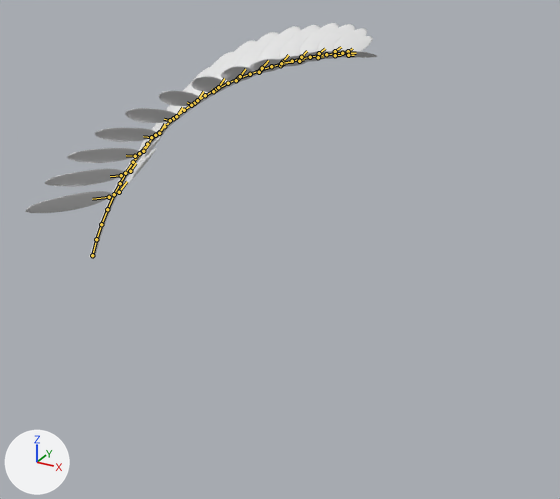
Renders of the FBX model Assets/The Museum/Beings/Mimosa/Meshes/mimosa.fbx from each side of a commit.
Rendered twice from a 50 mm lens placed at (11.08, -13.77, 8.23), pointed at (3.61, -0.19, 1.44). The axes (+X, +Y, +Z) are drawn at lower left. The lights are the same throughout. Both versions are drawn at frame 90 of the action 'Mimosa|sway'; the numbers are the values there. The bones that bend it are drawn over the model as lines.

Objects in the first picture: 'Mimosa leaf'.
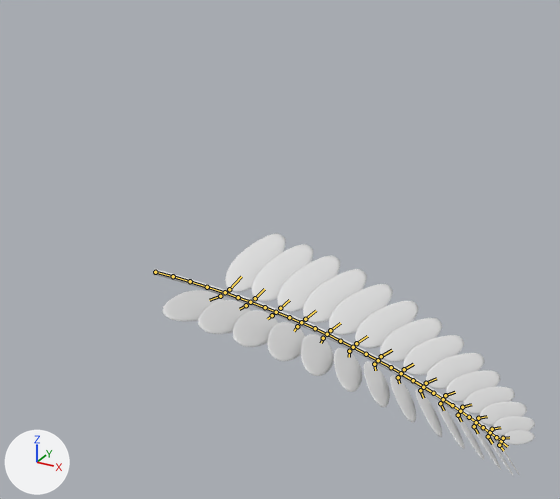
Changed parts and their boxes [x1, y1, x2, y2] in the pictures (560 x 499 px):
'Mimosa leaf', posed (8% wider): before [25, 23, 377, 259]; after [153, 233, 535, 476]
bone 'Stem.001', root to tip: before (92, 255) to (96, 239); after (155, 272) to (173, 276)
bone 'Stem.002', root to tip: before (96, 239) to (101, 224); after (173, 276) to (190, 281)
bone 'Stem.003', root to tip: before (101, 224) to (107, 209); after (190, 281) to (207, 287)
bone 'Stem.004', root to tip: before (107, 209) to (114, 193); after (207, 287) to (226, 293)
bone 'Stem.005', root to tip: before (114, 194) to (120, 183); after (225, 292) to (238, 297)
bone 'Stem.006', root to tip: before (120, 183) to (126, 172); after (238, 297) to (252, 302)
bone 'Stem.007', root to tip: before (125, 173) to (133, 162); after (250, 302) to (265, 307)
bone 'Stem.008', root to tip: before (133, 162) to (140, 152); after (265, 307) to (277, 312)
bone 'Stem.009', root to tip: before (139, 153) to (147, 144); after (276, 312) to (289, 317)
bone 'Stem.010', root to tip: before (147, 144) to (156, 134); after (289, 317) to (303, 323)
bone 'Stem.011', root to tip: before (155, 135) to (164, 126); after (301, 322) to (315, 328)
bone 'Stem.012', root to tip: before (164, 126) to (174, 117); after (315, 328) to (328, 335)
bone 'Stem.013', root to tip: before (173, 118) to (184, 110); after (327, 334) to (340, 341)
bone 'Stem.014', root to tip: before (184, 110) to (195, 102); after (340, 341) to (354, 348)
bone 'Stem.015', root to tip: before (194, 103) to (205, 95); after (353, 347) to (366, 354)
bone 'Stem.016', root to tip: before (205, 95) to (217, 89); after (366, 354) to (379, 361)
bone 'Stem.017', root to tip: before (216, 89) to (228, 83); after (378, 360) to (391, 367)
bone 'Stem.018', root to tip: before (228, 83) to (239, 78); after (391, 367) to (402, 374)
bone 'Stem.019', root to tip: before (238, 78) to (250, 74); after (401, 373) to (413, 380)
bone 'Stem.020', root to tip: before (250, 74) to (262, 69); after (413, 380) to (425, 387)
bone 'Stem.021', root to tip: before (260, 70) to (271, 66); after (423, 387) to (433, 393)
bone 'Stem.022', root to tip: before (271, 66) to (283, 63); after (433, 393) to (444, 400)
bone 'Stem.025', root to tip: before (300, 59) to (310, 57); after (460, 411) to (469, 417)
bone 'Stem.026', root to tip: before (310, 57) to (320, 55); after (469, 417) to (478, 423)
bone 'Stem.027', root to tip: before (318, 55) to (326, 54); after (476, 422) to (483, 427)
bone 'Stem.028', root to tip: before (326, 54) to (336, 53); after (483, 427) to (491, 434)
bone 'Stem.030', root to tip: before (342, 53) to (350, 53); after (496, 437) to (502, 442)

What the commit changed:
Bone 'Stem.001' (bone_stem_001) moves from (0.0, 0.0, 0.0) to (0.0, 2.03, 0.0).
Bone 'Stem.001' (bone_stem_001) turns from (68, 0, 1) to (-1, 0, 0) degrees about its own x, y and z.
Bone 'Stem.002' (bone_stem_002) turns from (-2, 1, 0) to (-1, 0, 0) degrees about its own x, y and z.
Bone 'Stem.003' (bone_stem_003) turns from (-2, 1, 0) to (-1, 0, 0) degrees about its own x, y and z.
Bone 'Stem.004' (bone_stem_004) turns from (-2, 1, 0) to (-1, 0, 0) degrees about its own x, y and z.
Bone 'Stem.005' (bone_stem_005) turns from (-2, 1, 0) to (-1, 0, 0) degrees about its own x, y and z.
Bone 'Stem.006' (bone_stem_006) turns from (-2, 1, 0) to (-1, 0, 0) degrees about its own x, y and z.
Bone 'Stem.007' (bone_stem_007) turns from (-2, 1, 0) to (-1, 0, 0) degrees about its own x, y and z.
Bone 'Stem.008' (bone_stem_008) turns from (-2, 1, 1) to (-1, 0, 0) degrees about its own x, y and z.
Bone 'Stem.009' (bone_stem_009) turns from (-2, 1, 1) to (-1, 0, 0) degrees about its own x, y and z.
Bone 'Stem.010' (bone_stem_010) turns from (-2, 1, 1) to (-1, 0, 0) degrees about its own x, y and z.
Bone 'Stem.011' (bone_stem_011) turns from (-2, 1, 1) to (-1, 0, 0) degrees about its own x, y and z.
Bone 'Stem.012' (bone_stem_012) turns from (-2, 1, 1) to (-1, 0, 0) degrees about its own x, y and z.
Bone 'Stem.013' (bone_stem_013) turns from (-2, 1, 1) to (-1, 0, 0) degrees about its own x, y and z.
Bone 'Stem.014' (bone_stem_014) turns from (-2, 1, 1) to (-1, 0, 0) degrees about its own x, y and z.
Bone 'Stem.015' (bone_stem_015) turns from (-2, 1, 1) to (-1, 0, 0) degrees about its own x, y and z.
Bone 'Stem.016' (bone_stem_016) turns from (-2, 1, 1) to (-1, 0, 0) degrees about its own x, y and z.
Bone 'Stem.017' (bone_stem_017) turns from (-2, 1, 1) to (-1, 0, 0) degrees about its own x, y and z.
Bone 'Stem.018' (bone_stem_018) turns from (-2, 1, 1) to (-1, 0, 0) degrees about its own x, y and z.
Bone 'Stem.019' (bone_stem_019) turns from (-2, 1, 1) to (-1, 0, 0) degrees about its own x, y and z.
Bone 'Stem.020' (bone_stem_020) turns from (-2, 1, 1) to (-1, 0, 0) degrees about its own x, y and z.
Bone 'Stem.021' (bone_stem_021) turns from (-2, 1, 1) to (-1, 0, 0) degrees about its own x, y and z.
Bone 'Stem.022' (bone_stem_022) turns from (-2, 1, 1) to (-1, 0, 0) degrees about its own x, y and z.
Bone 'Stem.025' (bone_stem_025) turns from (-2, 1, 1) to (-1, 0, 0) degrees about its own x, y and z.
Bone 'Stem.026' (bone_stem_026) turns from (-2, 1, 1) to (-1, 0, 0) degrees about its own x, y and z.
Bone 'Stem.027' (bone_stem_027) turns from (-2, 0, 1) to (-1, 0, 0) degrees about its own x, y and z.
Bone 'Stem.028' (bone_stem_028) turns from (-2, 0, 1) to (-1, 0, 0) degrees about its own x, y and z.
Bone 'Stem.030' (bone_stem_030) turns from (-2, 0, 1) to (-1, 0, 0) degrees about its own x, y and z.
